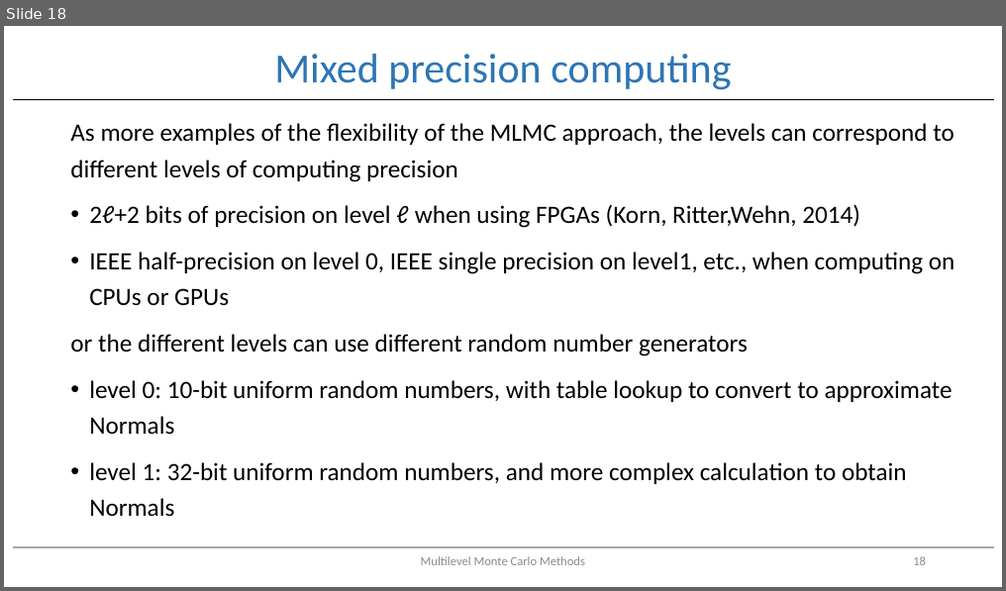
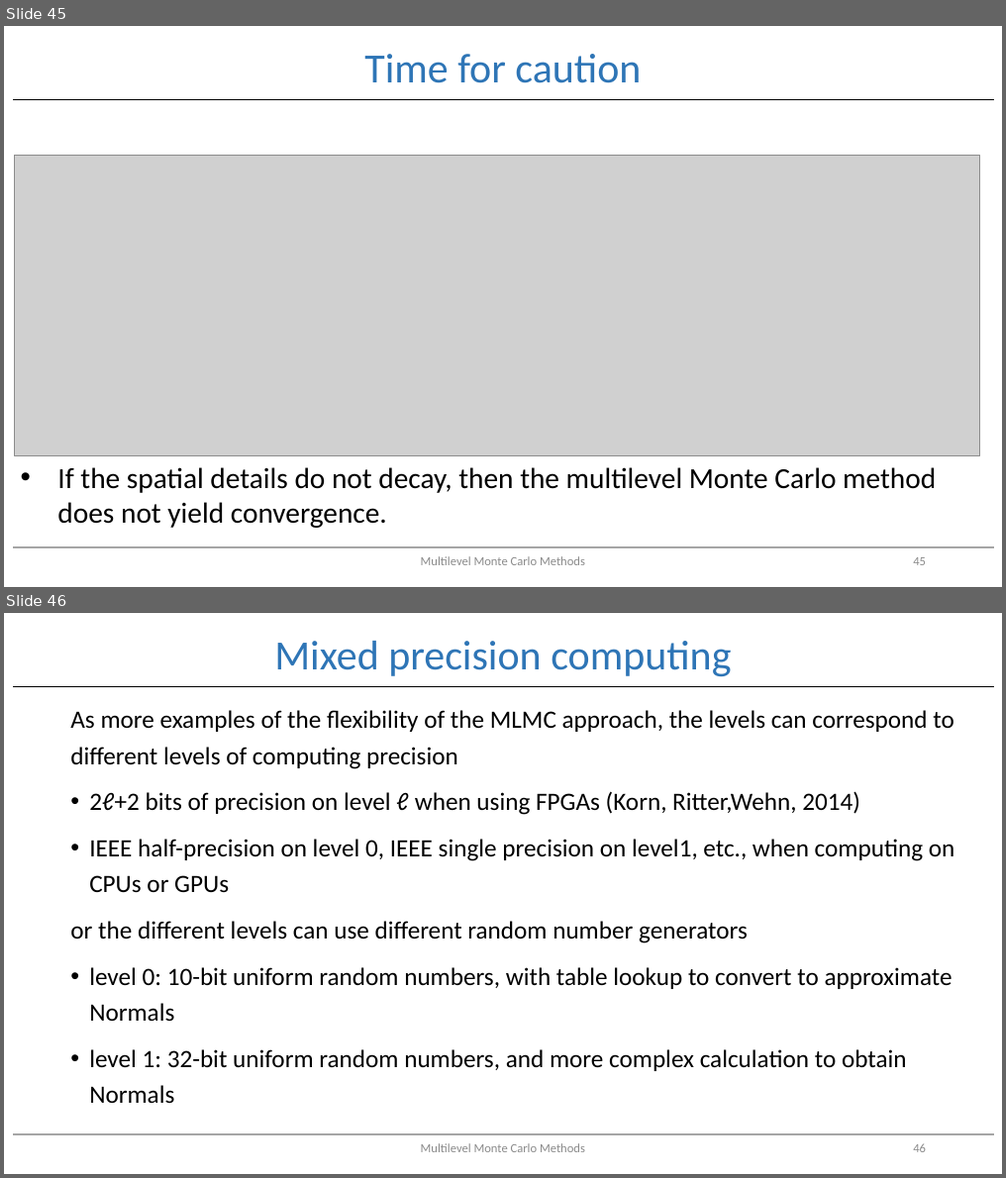
Before and after one commit to EfficientComputationalAlgorithms/MultilevelMontecarlo, a slide deck: Multi-level Monte Carlo.pptx. Shown one above the other, each under a label of ours: slide 18 before the commit, slides 45 and 46 after it. The pictures are 1006x591 and 1006x1178 pixels, drawn with LibreOffice and Linux fonts; fonts in the diff are those of the drawing; grey boxes stand for pictures. Boxes give left, top, right and bottom in pixels: in the first picture for what was removed or moved away, otherwise in the second. Text is boxed around its words. In the diff, an @@ line names an element or a change of style, - is before the commit and + after.

```diff
--- a/Multi-level Monte Carlo.pptx
+++ b/Multi-level Monte Carlo.pptx
@@ slide 45 added at <box>4,26,1002,587</box>, background #FFFFFF @@
@@ title added at <box>364,54,641,83</box>, 40 pt, text #2E75B6 @@
+Time for caution
@@ line added from (13, 100) to (994, 100), #000000 1.5 pt @@
@@ picture added at <box>15,156,979,457</box> @@
@@ text added at <box>57,468,936,528</box>, 28 pt, text #000000 @@
+• If the spatial details do not decay, then the multilevel Monte Carlo method does not yield convergence.
@@ line added from (13, 548) to (994, 548), #A5A5A5 1.5 pt @@
@@ text added at <box>421,557,585,566</box>, 12 pt, text #8C8C8C @@
+Multilevel Monte Carlo Methods
@@ page number added at <box>913,558,926,566</box>, 12 pt, text #8C8C8C @@
+45
@@ what was slide 18 is now slide 46 @@
@@ page number at <box>913,1144,926,1153</box>: text changed @@
-18
+46
```
Also in this commit, not shown: 3 slides changed, 28 other slides added.
